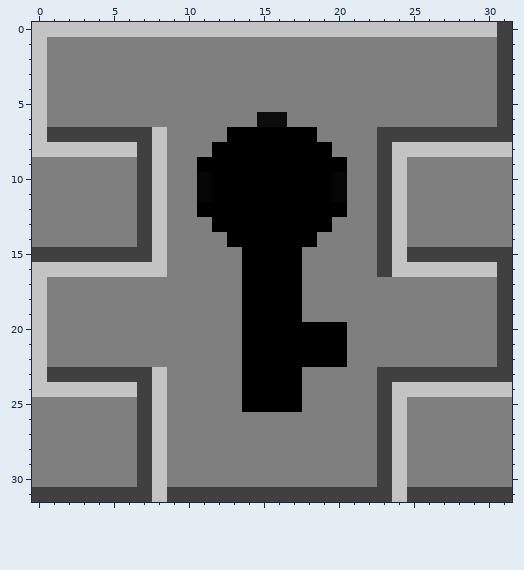
File history of a pixel-art sprite, res/img/Terrain/Door.png. The picture above was drawn from the file before the commit.
The file is 32x32 pixels. Colours within 5 levels of each other are drawn and written as one.
Once edited:
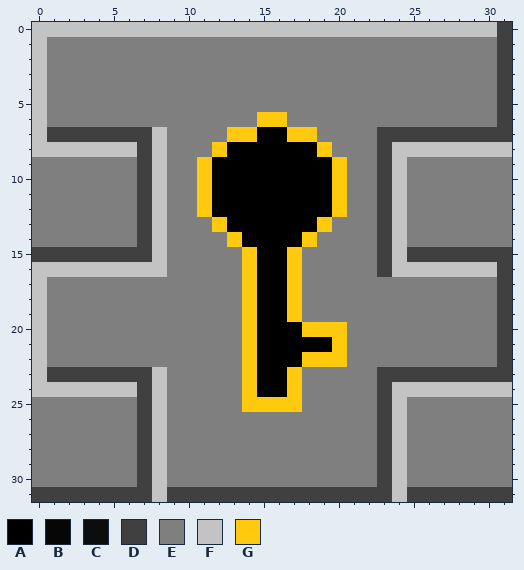
Palette (. is transparent): A #000000  B #060606  C #0d0d0d  D #404040  E #7f7f7f  F #c3c3c3  G #ffc90e
Edits made:
y 6: x 15..16 CC -> GG
y 7: x 13..14 AA -> GG; x 17..18 AA -> GG
y 8: x 12 A -> G; x 19 A -> G
y 9: x 11 A -> G; x 20 A -> G
y 10..11: x 11 B -> G; x 20 B -> G
y 12: x 11 A -> G; x 20 A -> G
y 13: x 12 A -> G; x 19 A -> G
y 14: x 13 A -> G; x 18 A -> G
y 15..19: x 14 A -> G; x 17 A -> G
y 20: x 14 A -> G; x 18..20 AAA -> GGG
y 21: x 14 A -> G; x 20 A -> G
y 22: x 14 A -> G; x 18..20 AAA -> GGG
y 23..24: x 14 A -> G; x 17 A -> G
y 25: x 14..17 AAAA -> GGGG
Changed places in both pictures, as pixel boxes (x1, y1, x2, y2):
changed: (197, 112, 347, 412)
